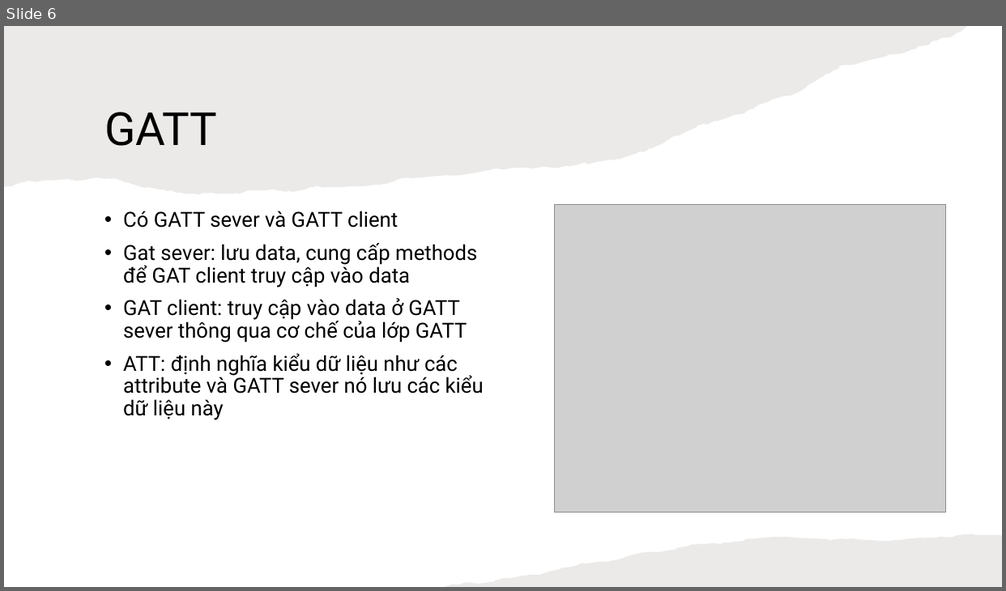
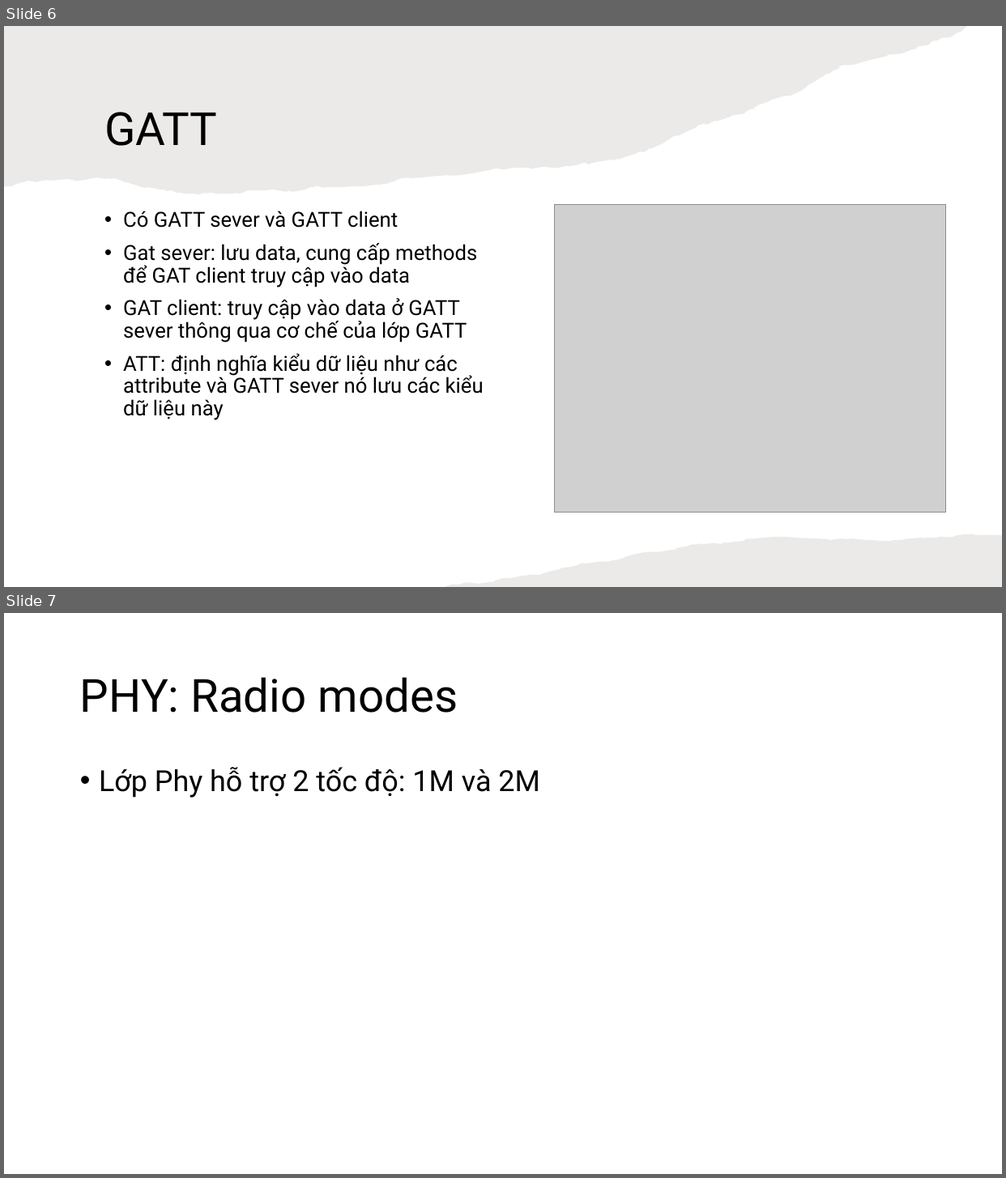
Before and after one commit to Vuhuuduong1998/BLE, a slide deck: BLE Spec.pptx. Shown one above the other, each under a label of ours: slide 6 before the commit, slides 6 and 7 after it. The pictures are 1006x591 and 1006x1178 pixels, drawn with LibreOffice and Linux fonts; fonts in the diff are those of the drawing; grey boxes stand for pictures. Boxes give left, top, right and bottom in pixels: in the first picture for what was removed or moved away, otherwise in the second. Text is boxed around its words. In the diff, an @@ line names an element or a change of style, - is before the commit and + after.

```diff
--- a/BLE Spec.pptx
+++ b/BLE Spec.pptx
@@ slide 7 added at box(4, 613, 1002, 1174), background #FFFFFF @@
@@ title added at box(80, 677, 458, 713), 44 pt, text #000000 @@
+PHY: Radio modes
@@ text added at box(99, 767, 540, 798), 28 pt, text #000000 @@
+• Lớp Phy hỗ trợ 2 tốc độ: 1M và 2M
```
Also in this commit, not shown: 5 other slides added.
